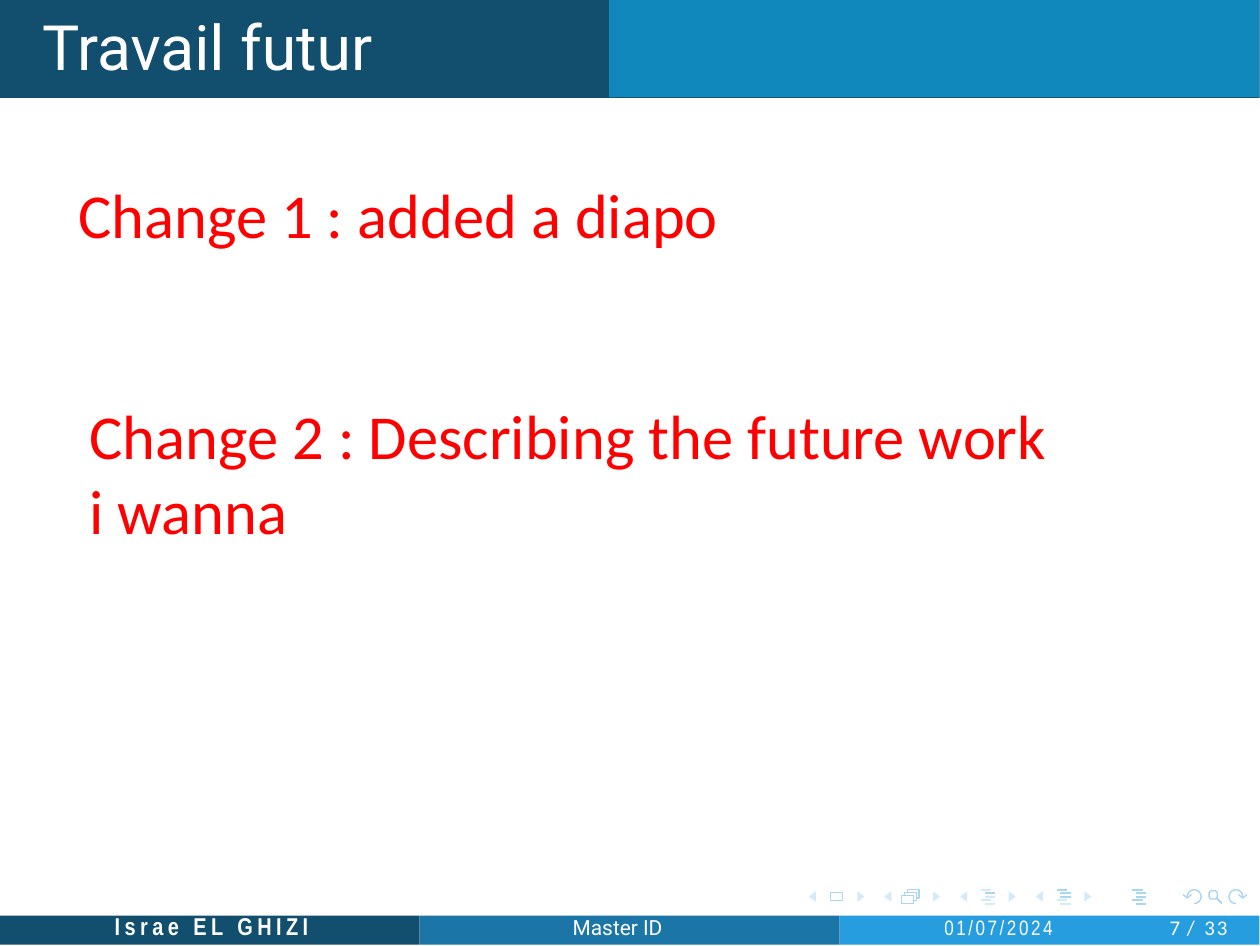
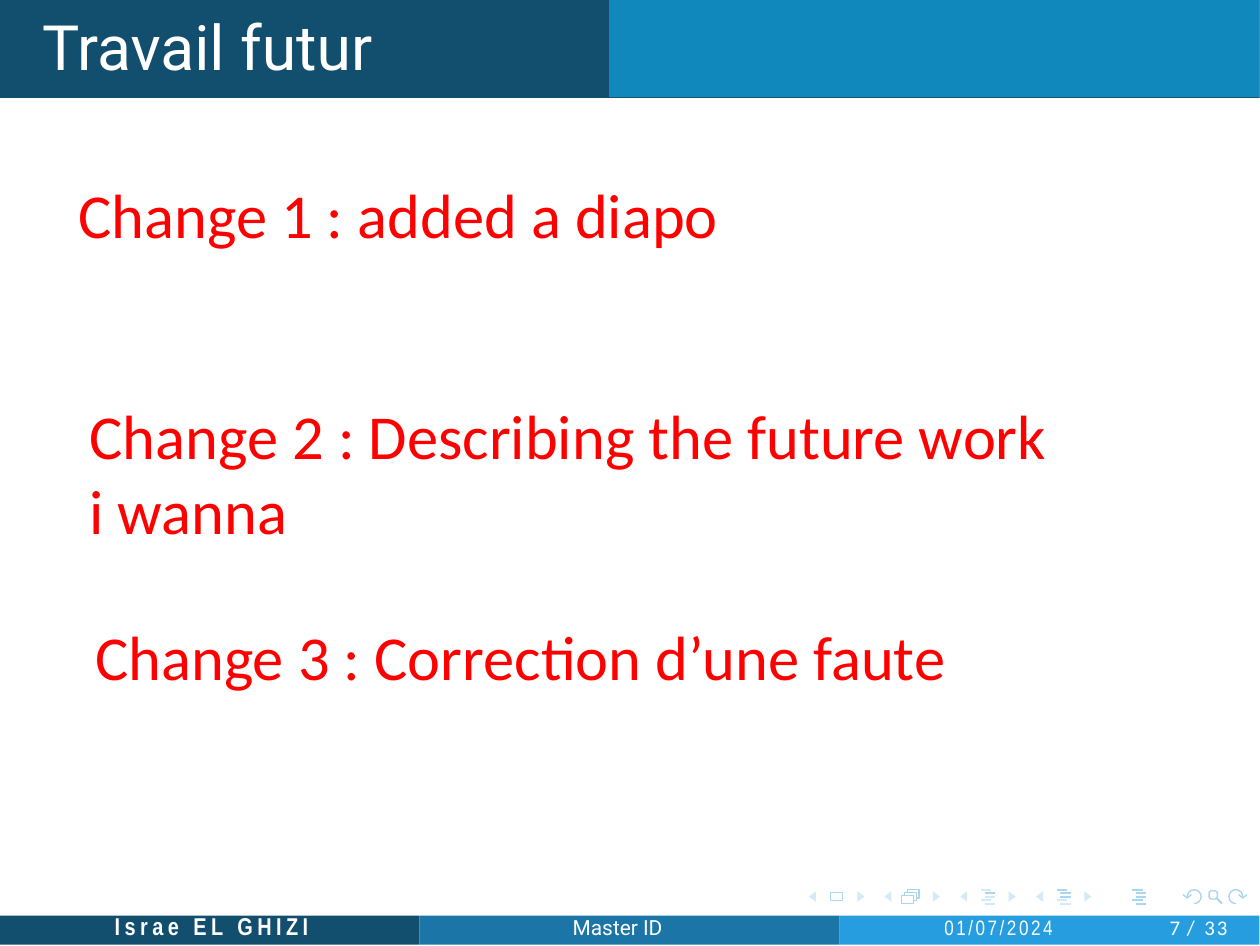
Before and after one commit to IsraeELG/EXAM_Digitalissation, a slide deck: slide 7 of 2ANSETAT.pptx. Drawn at 1260x946 pixels with LibreOffice and Linux fonts; fonts in the diff are those of the drawing. Boxes give left, top, right and bottom in pixels: in the first picture for what was removed or moved away, otherwise in the second. Text is boxed around its words. In the diff, an @@ line names an element or a change of style, - is before the commit and + after.

Commit message:
Correction d’une faute

```diff
--- a/2ANSETAT.pptx
+++ b/2ANSETAT.pptx
@@ text added at [95, 636, 945, 691], 18 pt, text #FF0000 @@
+Change 3 : Correction d’une faute
```
